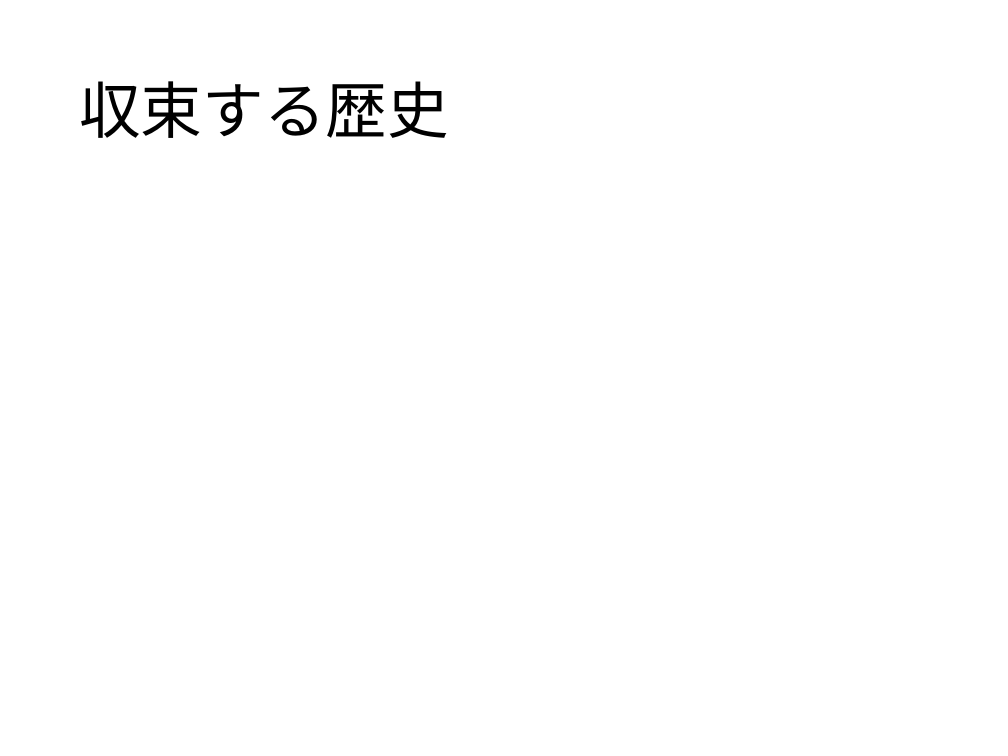
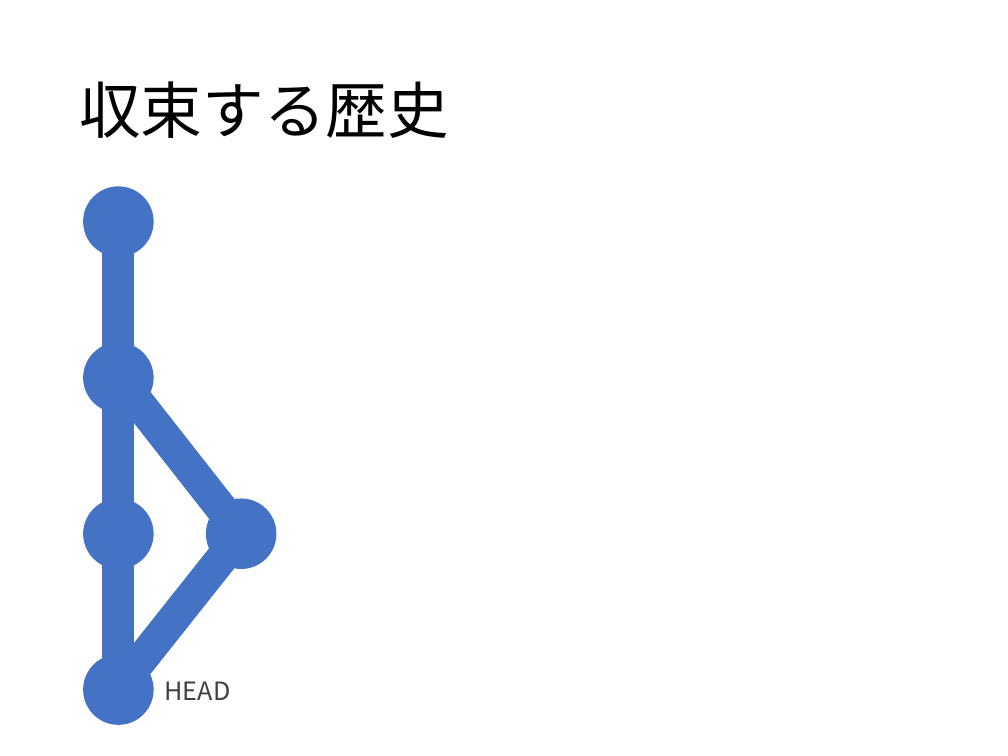
Before and after one commit to matsubara0507/learn-you-a-git-for-great-good, a slide deck: slide 8 of slide/part2.pptx. Drawn at 1008x756 pixels with LibreOffice and Linux fonts; fonts in the diff are those of the drawing; background and template pictures are left out. Boxes give left, top, right and bottom in pixels: in the first picture for what was removed or moved away, otherwise in the second. Text is boxed around its words. In the diff, an @@ line names an element or a change of style, - is before the commit and + after.

```diff
--- a/slide/part2.pptx
+++ b/slide/part2.pptx
@@ ellipse added at box(83, 186, 153, 257), fill #4472C4 @@
@@ line added from (118, 222) to (118, 689), #4472C4 23 pt @@
@@ ellipse added at box(83, 343, 153, 413), fill #4472C4 @@
@@ line added from (118, 377) to (241, 534), #4472C4 23 pt @@
@@ ellipse added at box(83, 499, 153, 570), fill #4472C4 @@
@@ ellipse added at box(206, 499, 276, 570), fill #4472C4 @@
@@ line added from (118, 689) to (241, 534), #4472C4 23 pt @@
@@ ellipse added at box(83, 654, 153, 725), fill #4472C4 @@
@@ text added at box(165, 681, 231, 700), 18 pt, text #404040 @@
+HEAD
```
Also in this commit, not shown: 3 other slides changed, 2 other files.
